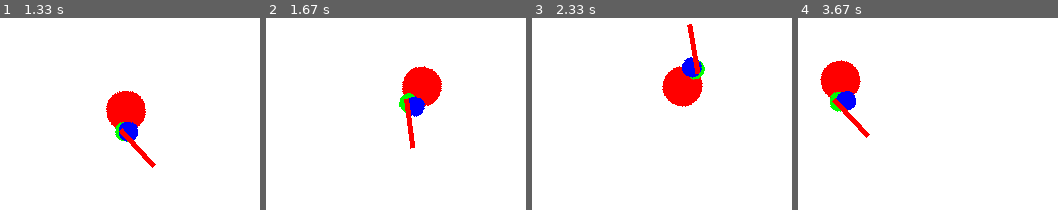
Above: before the commit, frames 1-4 (left to right).
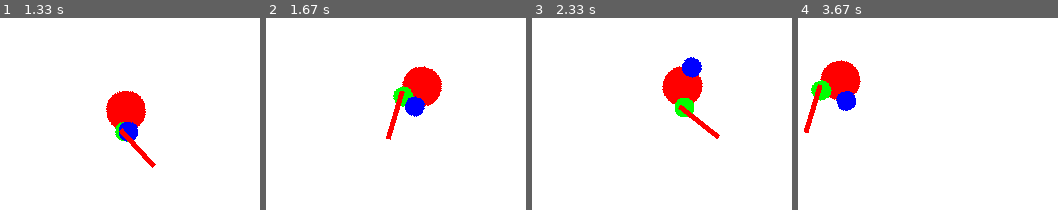
Above: after the commit, the same moments.

Repository: fjaviergb/Pygames-Hermanios
Game: pygame game, started from PruebaSuperPlayer.py
The game is run twice, just before and just after one commit, with the same random seed, the same clock (stepped at 60 frames per second) and the same inputs.
Inputs (mouse positions are in pixels of both pictures, inside the frame that each line leads up to):
- Up to frame 1 (1.33 s): hold Right 0.33-0.8 s; move the mouse to (outside the picture) at 0.37 s; click (outside the picture) at 0.88 s; hold Up from 1.17 s (still down); click (outside the picture) at 1.25 s
- Up to frame 2 (1.67 s): release Up at 1.47 s; hold Right from 1.5 s (still down); click (outside the picture) at 1.58 s
- Up to frame 3 (2.33 s): release Right at 1.97 s; hold Left from 2 s (still down); click (747, 64) at 2.08 s
- Up to frame 4 (3.67 s): release Left at 2.53 s; hold Down 2.57-2.87 s; click (outside the picture) at 2.65 s; hold Left 2.9-3.3 s; click (948, 71) at 2.98 s; hold Up from 3.33 s (still down); click (outside the picture) at 3.42 s

Frame 1 is identical in both runs. In frame 2, 1.3% of the frame differs, in the area x 46-58%, y 35-69%; in frame 3, 1.6%; in frame 4, 1.7%, in the area x 2-28%, y 32-63%.

Commit message:
Clase contiene todo, sin bugs

Diff:
--- a/SuperPlayer.py
+++ b/SuperPlayer.py
@@ -64,15 +64,15 @@
         ######################################################################
             if cos > 0:
                 self.angle = 270 - angle_grad
-                if button[2] != 0 and not self.swingleft:
+                if button[2] != 0 and not self.swingleft and not self.swingright and not self.slashleft and not self.slashright and not self.backleft and not self.backright:
                     self.hitorient = 1
                     self.swingright = True
                     self.anglehit = 270 - angle_grad - 90
-                elif button[0] != 0 and not self.swingright:
+                elif button[0] != 0 and not self.swingleft and not self.swingright and not self.slashleft and not self.slashright and not self.backleft and not self.backright:
                     self.hitorient = 0
                     self.swingleft = True
                     self.anglehit = 270 - angle_grad + 90
-                else:
+                elif button[2] == 0 and button[0] == 0 and not self.swingleft and not self.swingright and not self.slashleft and not self.slashright and not self.backleft and not self.backright:
                     self.anglehit = 270 - angle_grad
 
                 ###########################################################
@@ -132,15 +132,15 @@
         ######################################################################
             elif cos < 0:
                 self.angle = 90 - angle_grad
-                if button[2] != 0 and not self.swingleft:
+                if button[2] != 0 and not self.swingleft and not self.swingright and not self.slashleft and not self.slashright and not self.backleft and not self.backright:
                     self.hitorient = 1
                     self.swingright = True
                     self.anglehit = 90 - angle_grad - 90
-                elif button[0] != 0 and not self.swingright:
+                elif button[0] != 0 and not self.swingleft and not self.swingright and not self.slashleft and not self.slashright and not self.backleft and not self.backright:
                     self.hitorient = 0
                     self.swingleft = True
                     self.anglehit = 90 - angle_grad + 90
-                else:
+                elif button[2] == 0 and button[0] == 0 and not self.swingleft and not self.swingright and not self.slashleft and not self.slashright and not self.backleft and not self.backright:
                     self.anglehit = 90 - angle_grad
 
                 ###########################################################
@@ -200,10 +200,10 @@
         ######################################################################
         elif cos == 0 and sen < 0:
             self.angle = 0
-            if button[2] != 0 and not self.swingleft:
+            if button[2] != 0 and not self.swingleft and not self.swingright and not self.slashleft and not self.slashright and not self.backleft and not self.backright:
                 self.hitorient = 1
                 self.swingright = True
-            elif button[0] != 0 and not self.swingright:
+            elif button[0] != 0 and not self.swingleft and not self.swingright and not self.slashleft and not self.slashright and not self.backleft and not self.backright:
                 self.hitorient = 0
                 self.swingleft = True
 
@@ -264,10 +264,10 @@
         ######################################################################
         elif cos == 0 and sen > 0:
             self.angle = 180
-            if button[2] != 0 and not self.swingleft:
+            if button[2] != 0 and not self.swingleft and not self.swingright and not self.slashleft and not self.slashright and not self.backleft and not self.backright:
                 self.hitorient = 1
                 self.swingright = True
-            elif button[0] != 0 and not self.swingright:
+            elif button[0] != 0 and not self.swingleft and not self.swingright and not self.slashleft and not self.slashright and not self.backleft and not self.backright:
                 self.hitorient = 0
                 self.swingleft = True
 
